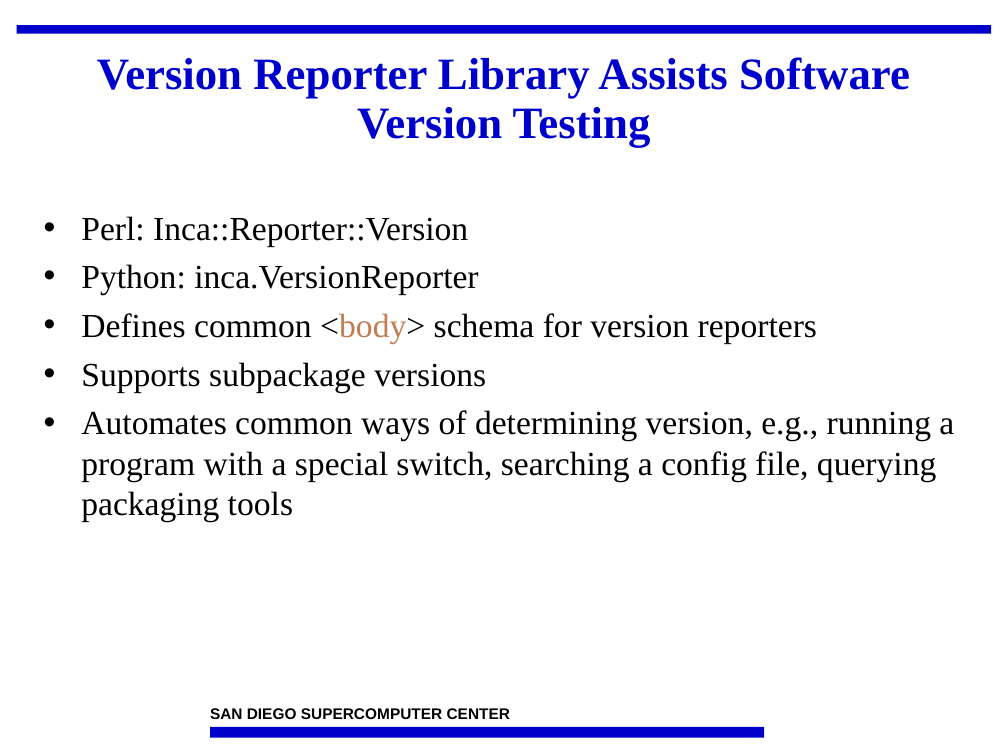
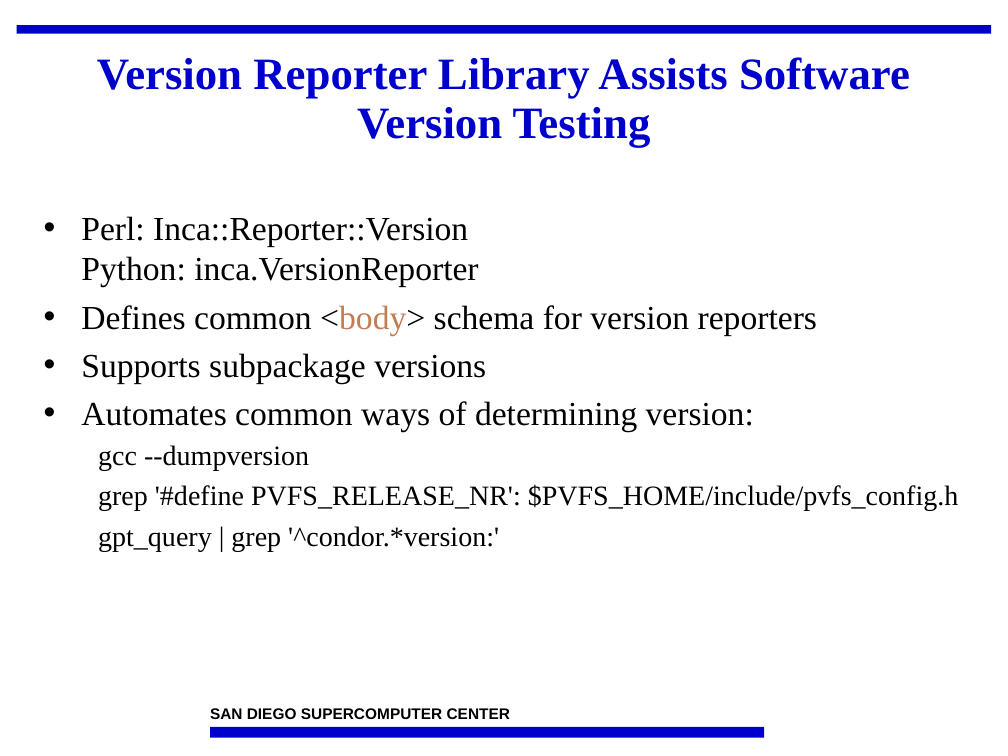
Before and after one commit to IncaProject/inca-xsede, a slide deck: slide 14 of talks/2008workshop/incaReporters.ppt. Drawn at 1008x756 pixels with LibreOffice and Linux fonts; fonts in the diff are those of the drawing; background and template pictures are left out. Boxes give left, top, right and bottom in pixels: in the first picture for what was removed or moved away, otherwise in the second. Text is boxed around its words. In the diff, an @@ line names an element or a change of style, - is before the commit and + after.

```diff
--- a/talks/2008workshop/incaReporters.ppt
+++ b/talks/2008workshop/incaReporters.ppt
@@ text at (81, 216, 478, 286): text changed @@
-• Perl: Inca::Reporter::Version
-• Python: inca.VersionReporter
+• Perl: Inca::Reporter::Version
+  Python: inca.VersionReporter
@@ text at (81, 401, 959, 551): text changed; size 24 to 20 pt @@
-• Automates common ways of determining version, e.g., running a program with a special switch, searching a config file, querying packaging tools
+• Automates common ways of determining version:
+  gcc --dumpversion
+  grep '#define PVFS_RELEASE_NR': $PVFS_HOME/include/pvfs_config.h
+  gpt_query | grep '^condor.*version:'
```
Also in this commit, not shown: 8 other slides changed, 2 other files.
